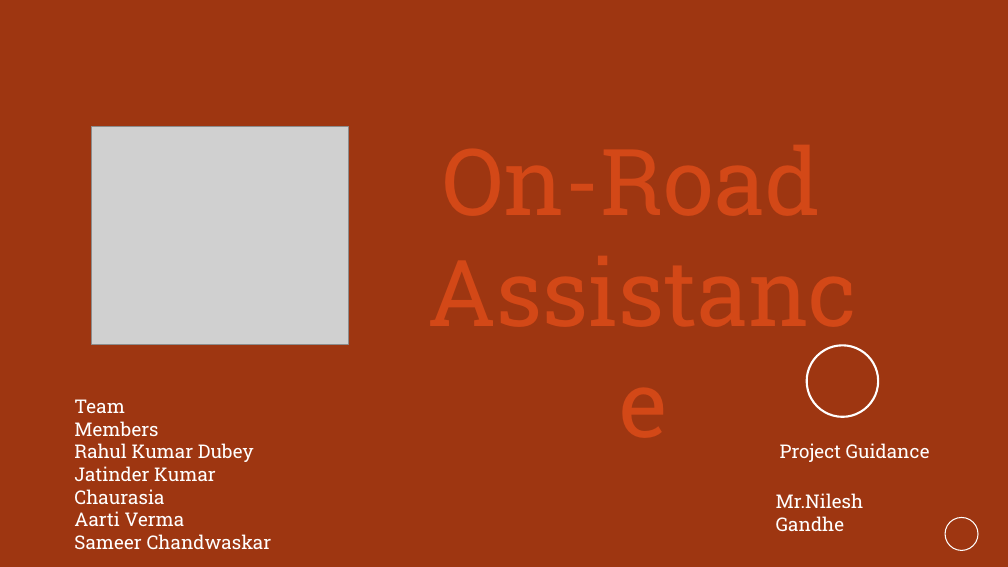
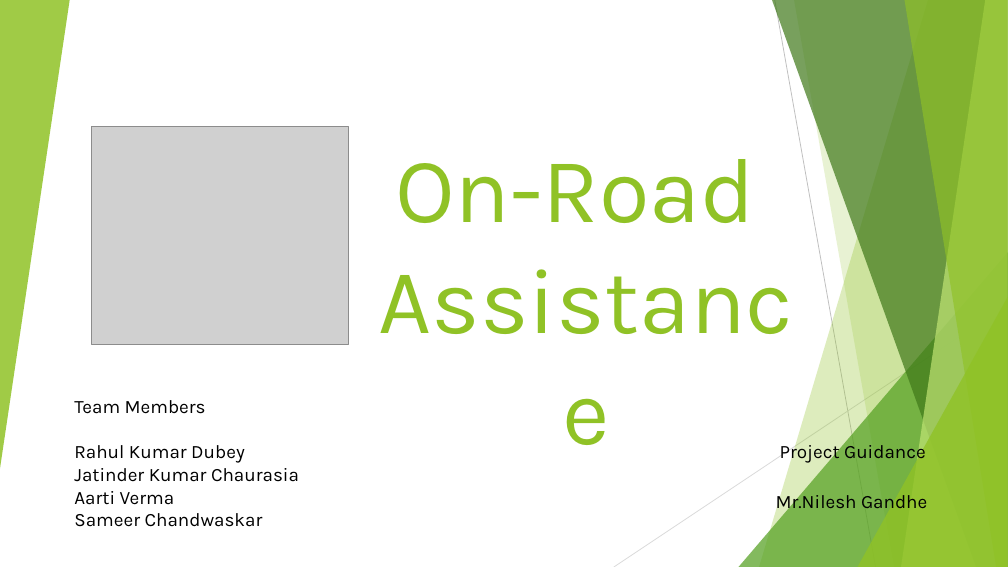
Before and after one commit to sameer-59/on-road, a slide deck: slide 1 of On Road PPT.pptx. Drawn at 1008x567 pixels with LibreOffice and Linux fonts; fonts in the diff are those of the drawing; grey boxes stand for pictures; background and template pictures are left out. Boxes give left, top, right and bottom in pixels: in the first picture for what was removed or moved away, otherwise in the second. Text is boxed around its words. In the diff, an @@ line names an element or a change of style, - is before the commit and + after.

```diff
--- a/On Road PPT.pptx
+++ b/On Road PPT.pptx
@@ background #9E3611 to #FFFFFF @@
@@ group added at [0, 0, 1008, 567]: 5 freeform shapes, 3 triangles, 2 lines @@
@@ text "On-Road": place and size @@
-text "On-Road" at [405, 120, 882, 352]
+text "On-Road" at [395, 159, 755, 223]
@@ text "On-Road" at [395, 159, 755, 223]: font Roboto Slab to Karla, text colour #D34817 to #90C226 @@
@@ ellipse removed at [807, 346, 879, 417] @@
@@ font Roboto Slab to Karla, text colour #FFFFFF to #000000 in 4 elements at [74, 400, 206, 414], [74, 445, 299, 527], [780, 441, 926, 464], [776, 491, 927, 514] @@
@@ ellipse removed at [945, 517, 979, 551] @@
```
Also in this commit, not shown: 2 other slides changed, 1 slide added.
